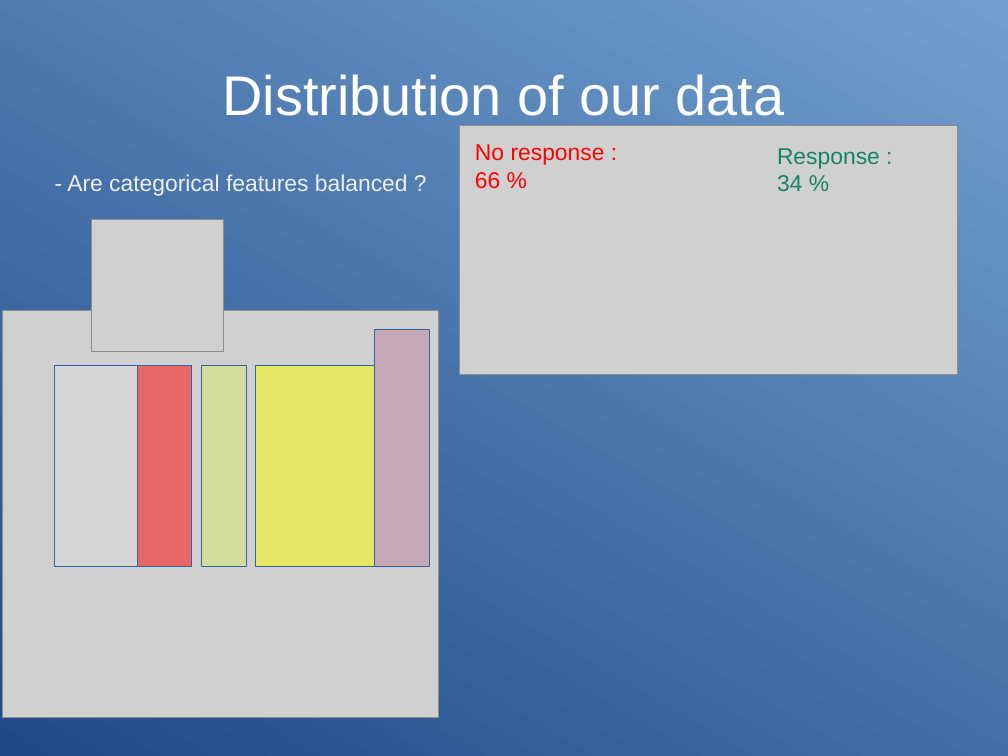
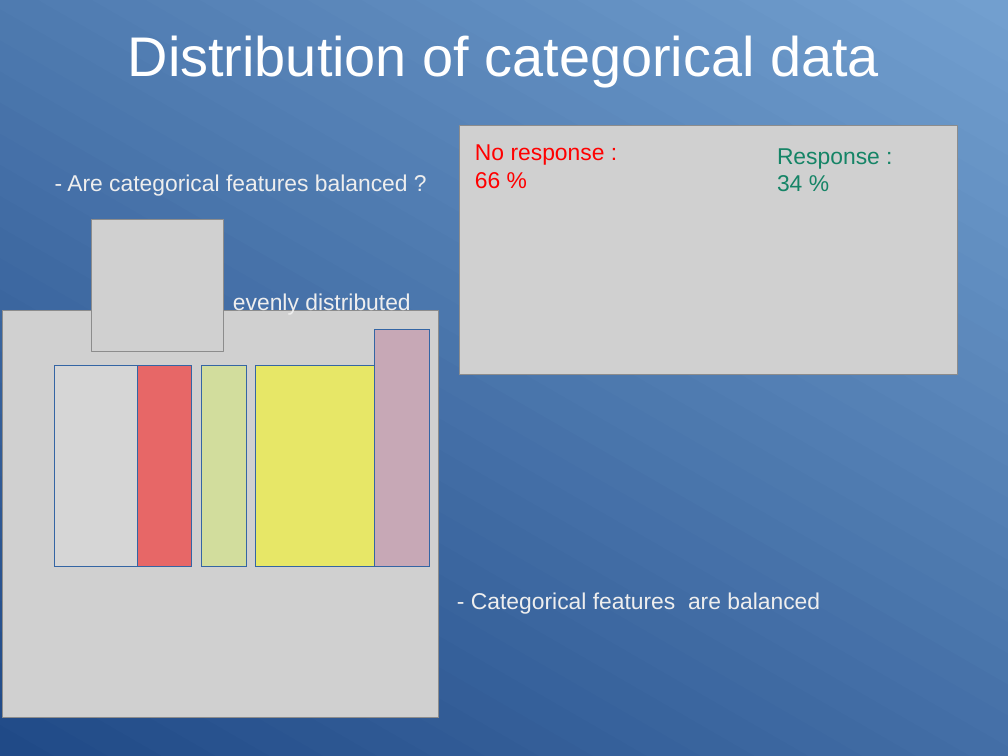
Before and after one commit to opsabarsec/mailings_response_prediction, a slide deck: slide 8 of documents/presentation.odp (slide 6 before the commit). Drawn at 1008x756 pixels with LibreOffice and Linux fonts; fonts in the diff are those of the drawing; grey boxes stand for pictures. Boxes give left, top, right and bottom in pixels: in the first picture for what was removed or moved away, otherwise in the second. Text is boxed around its words. In the diff, an @@ line names an element or a change of style, - is before the commit and + after.

```diff
--- a/documents/presentation.odp
+++ b/documents/presentation.odp
@@ title at (128, 35, 879, 86): text changed @@
-Distribution of our data
+Distribution of categorical data
@@ text added at (233, 292, 410, 316), 18 pt, text #EEEEEE @@
+evenly distributed
@@ text added at (471, 592, 820, 614), 18 pt, text #EEEEEE @@
+- Categorical features are balanced
```
Also in this commit, not shown: 4 other slides changed, 16 slides added, 12 slides removed, 9 other files.
